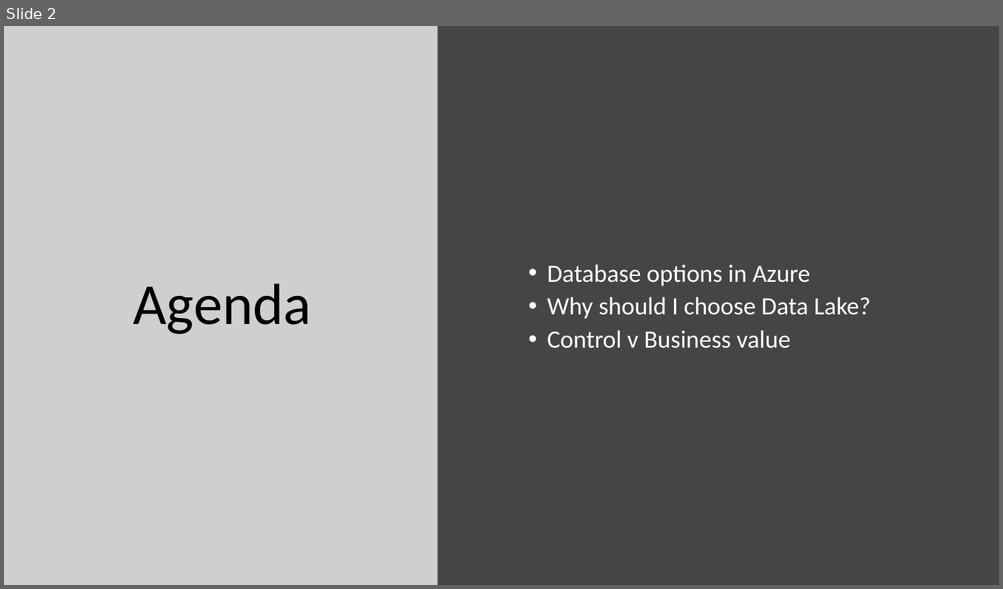
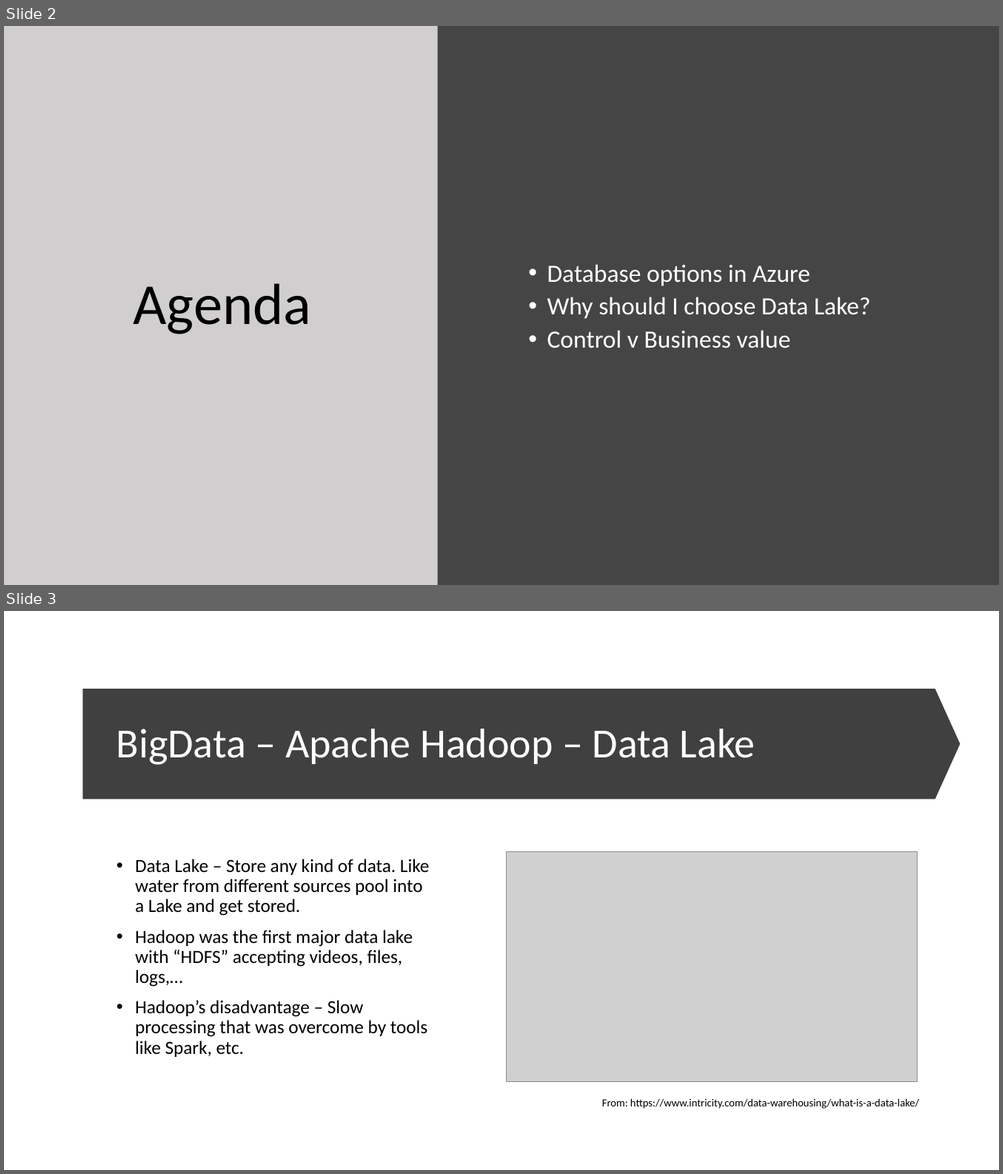
Before and after one commit to dinesarun/azurevidyapeeth, a slide deck: Feb26-AzureDataLake/AzureDataLake+Hadoop3.0.pptx. Shown one above the other, each under a label of ours: slide 2 before the commit, slides 2 and 3 after it. The pictures are 1003x589 and 1003x1174 pixels, drawn with LibreOffice and Linux fonts; fonts in the diff are those of the drawing; grey boxes stand for pictures. Boxes give left, top, right and bottom in pixels: in the first picture for what was removed or moved away, otherwise in the second. Text is boxed around its words. In the diff, an @@ line names an element or a change of style, - is before the commit and + after.

```diff
--- a/Feb26-AzureDataLake/AzureDataLake+Hadoop3.0.pptx
+++ b/Feb26-AzureDataLake/AzureDataLake+Hadoop3.0.pptx
@@ slide 3 added at [4,611,999,1170], background #FFFFFF @@
@@ down arrow added at [82,689,960,799], fill #404040 @@
@@ title added at [116,729,755,765], 40 pt, text #FFFFFF @@
+BigData – Apache Hadoop – Data Lake
@@ picture added at [506,852,917,1082] @@
@@ text added at [135,859,430,1057], 18 pt, text #000000 @@
+• Data Lake – Store any kind of data. Like water from different sources pool into a Lake and get stored.
+• Hadoop was the first major data lake with “HDFS” accepting videos, files, logs,…
+• Hadoop’s disadvantage – Slow processing that was overcome by tools like Spark, etc.
@@ text added at [602,1099,919,1109], 10.5 pt, text #000000 @@
+From: https://www.intricity.com/data-warehousing/what-is-a-data-lake/
```
Also in this commit, not shown: 6 slides changed, 4 other slides added, 2 slides removed.
